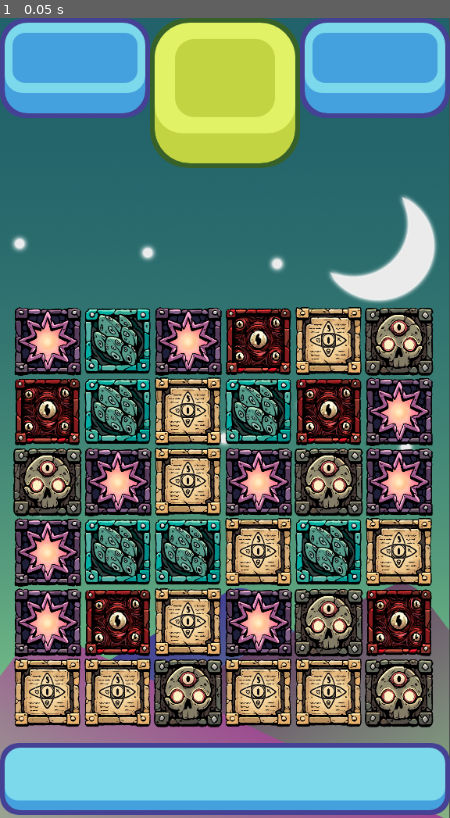
Above: before the commit, frame 1.
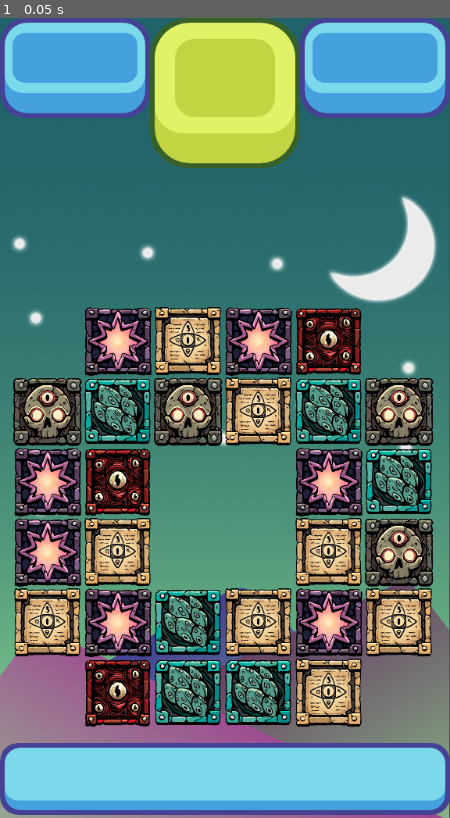
Above: after the commit, the same moment.

Repository: 4tramutola/match_3_lovecraft
Game: Godot game, scene res://scenes/game_window.tscn
Two runs of this game, one before a commit and one after it. Both use one fixed random seed, a clock stepped at 60 frames per second and the inputs below.
Inputs:
- Up to frame 1 (0.05 s): no input

The runs differ from the first frame. In frame 1, 37% of the frame differs, in the area x 2-97%, y 36-89%.

Commit message:
Restricted_Moviment

Diff:
--- /dev/null
+++ b/scenes/dark.tscn
@@ -0,0 +1,10 @@
+[gd_scene load_steps=3 format=3 uid="uid://cln1ihibgxfmb"]
+
+[ext_resource type="Script" uid="uid://bgaksv64v5bn5" path="res://scripts/dark.gd" id="1_8w4s7"]
+[ext_resource type="Texture2D" uid="uid://dauejlfl2t438" path="res://Pieces/Dark_Basic.png" id="1_ey04d"]
+
+[node name="Dark" type="Node2D"]
+script = ExtResource("1_8w4s7")
+
+[node name="Sprite2D" type="Sprite2D" parent="."]
+texture = ExtResource("1_ey04d")
--- a/scenes/game_window.tscn
+++ b/scenes/game_window.tscn
@@ -32,6 +32,9 @@
 y_start = 864
 offset = 90
 y_offset = 2
+empty_spaces = PackedVector2Array(0, 0, 0, 5, 5, 5, 5, 0, 2, 2, 2, 3, 3, 2, 3, 3)
+
+[node name="dark_holder" type="Node2D" parent="."]
 
 [node name="destroy_timer" type="Timer" parent="."]
 wait_time = 0.5
--- a/scenes/grid.gd
+++ b/scenes/grid.gd
@@ -11,6 +11,9 @@
 @export var y_start: int;
 @export var offset: int;
 @export var y_offset: int;
+
+# Obstacle Stuff
+@export var empty_spaces: PackedVector2Array
 
 #Pieces array
 var possible_pieces = [
@@ -41,6 +44,13 @@
 	all_pieces = make_2d_array()
 	spawn_pieces();
 
+func restricted_moviment(place):
+	#check empty pieces
+	for i in empty_spaces.size():
+		if empty_spaces[i] == place:
+			return true
+	return false
+
 func make_2d_array():
 	var array = []
 	for i in width:
@@ -52,17 +62,18 @@
 func spawn_pieces():
 	for i in width:
 		for j in height:
-			var rand = floor(randi_range(0, possible_pieces.size() - 1))
-			var loops = 0
-			var piece = possible_pieces[rand].instantiate()
-			while(match_at(i,j,piece.color) && loops < 100):
-				rand = floor(randi_range(0, possible_pieces.size() - 1))
-				loops += 1
-				piece = possible_pieces[rand].instantiate()
-
-			add_child(piece)
-			piece.set_position(grid_to_pixel(i, j))
-			all_pieces[i][j] = piece
+			if !restricted_moviment(Vector2(i, j)):
+				var rand = floor(randi_range(0, possible_pieces.size() - 1))
+				var loops = 0
+				var piece = possible_pieces[rand].instantiate()
+				while(match_at(i,j,piece.color) && loops < 100):
+					rand = floor(randi_range(0, possible_pieces.size() - 1))
+					loops += 1
+					piece = possible_pieces[rand].instantiate()
+
+				add_child(piece)
+				piece.set_position(grid_to_pixel(i, j))
+				all_pieces[i][j] = piece
 
 func match_at(i, j, color):
 	if i > 1:
@@ -188,7 +199,7 @@
 func collapse_columns():
 	for i in width:
 		for j in height:
-			if all_pieces[i][j] == null:
+			if all_pieces[i][j] == null && !restricted_moviment(Vector2(i, j)):
 				for k in range(j + 1, height):
 					if all_pieces[i][k] != null:
 						all_pieces[i][k].move(grid_to_pixel(i, j))
@@ -200,7 +211,7 @@
 func refill_columns():
 	for i in width:
 		for j in height:
-			if all_pieces[i][j] == null:
+			if all_pieces[i][j] == null && !restricted_moviment(Vector2(i, j)):
 				var rand = floor(randi_range(0, possible_pieces.size() - 1));
 				var loops = 0;
 				var piece = possible_pieces[rand].instantiate();
--- /dev/null
+++ b/scripts/dark.gd
@@ -0,0 +1,11 @@
+extends Node2D
+
+@export var health: int;
+
+# Called when the node enters the scene tree for the first time.
+func _ready():
+	pass # Replace with function body.
+
+func take_damage(damage):
+	health -= damage
+	# Can add damage effect here
Binary file added: Pieces/Dark_Basic.png
Not shown, added: Pieces/Dark_Basic.png.import
Not shown, added: scripts/dark.gd.uid
